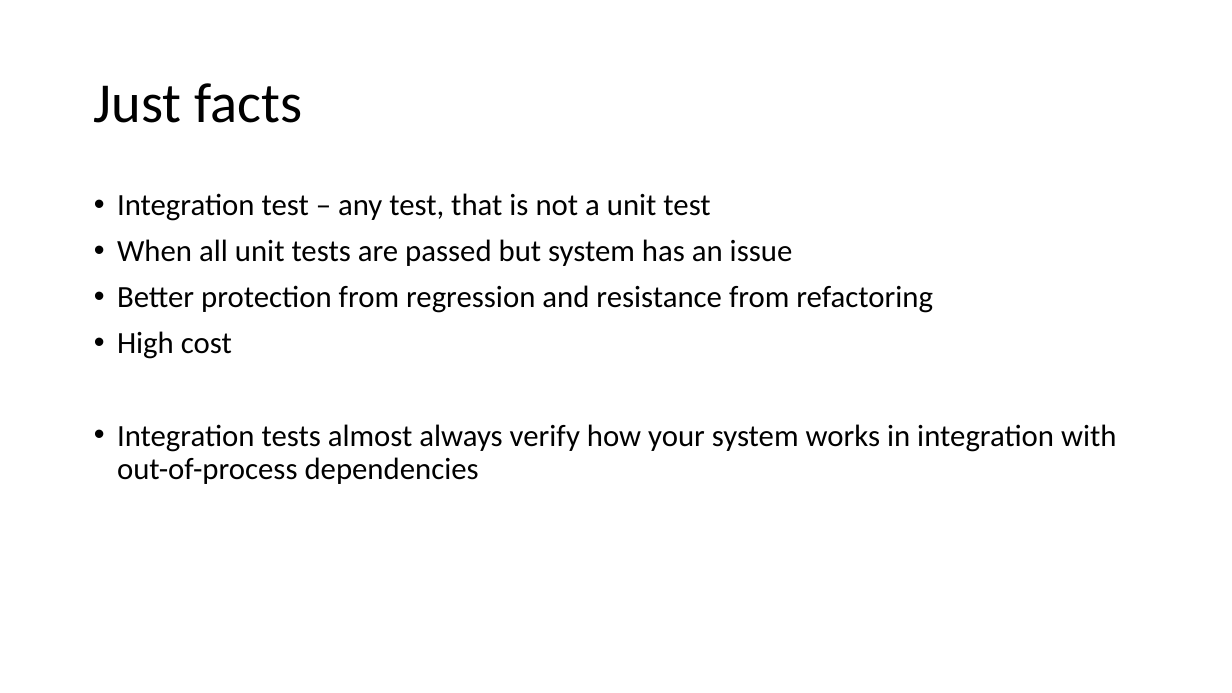
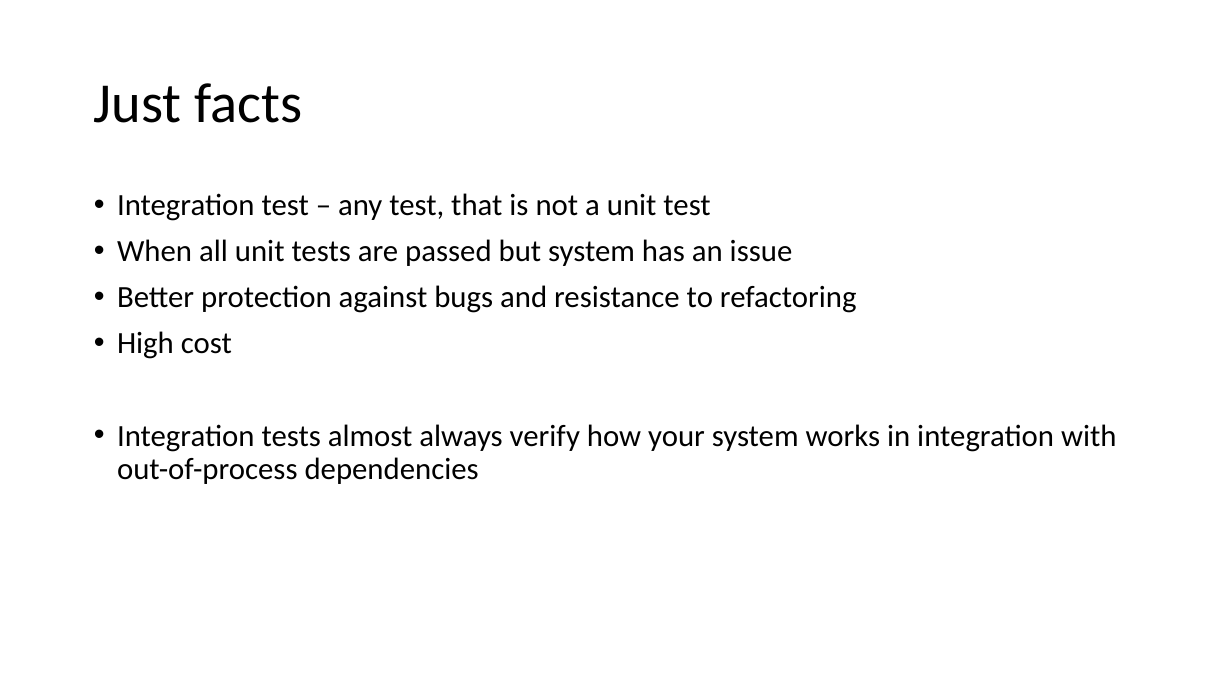
Before and after one commit to magicmanam/slides, a slide deck: slide 54 of automation-testing/unit-testing.pptx. Drawn at 1232x693 pixels with LibreOffice and Linux fonts; fonts in the diff are those of the drawing. Boxes give left, top, right and bottom in pixels: in the first picture for what was removed or moved away, otherwise in the second. Text is boxed around its words. In the diff, an @@ line names an element or a change of style, - is before the commit and + after.

```diff
--- a/automation-testing/unit-testing.pptx
+++ b/automation-testing/unit-testing.pptx
@@ text at [117,285,857,313]: text changed @@
-• Better protection from regression and resistance from refactoring
+• Better protection against bugs and resistance to refactoring
```
Also in this commit, not shown: 29 other slides changed.
